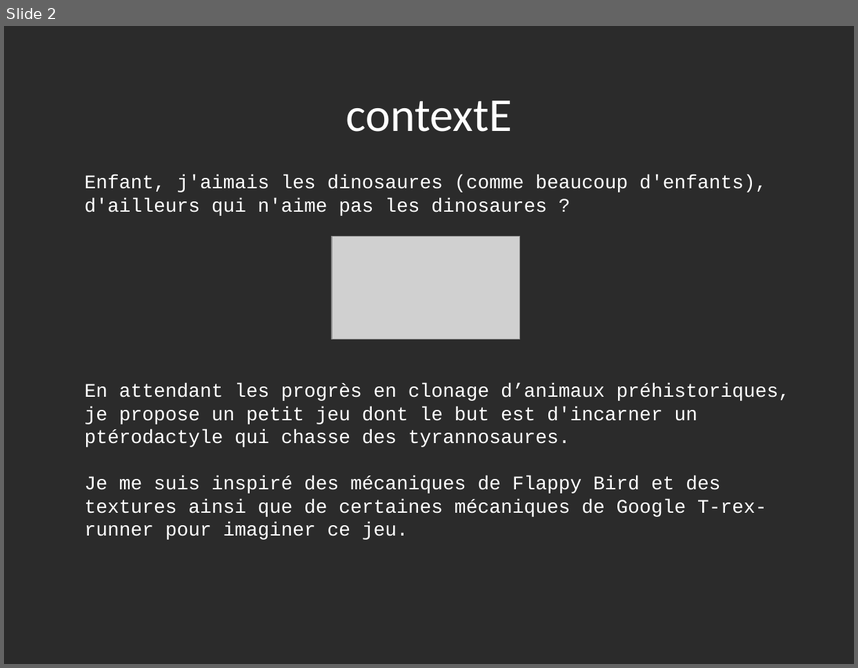
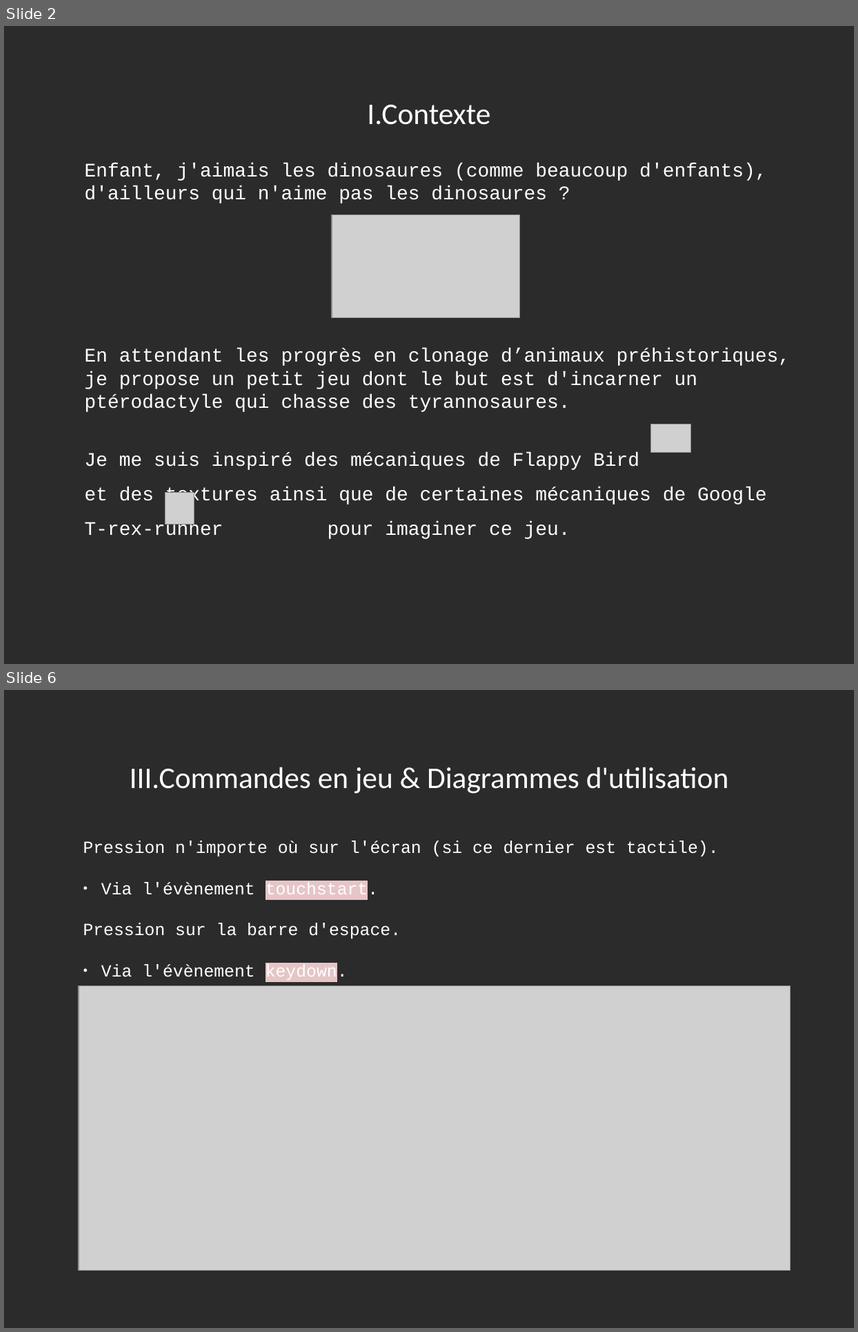
Before and after one commit to Florian-A/JSrassik, a slide deck: conception/presentation/presentation.odp. Shown one above the other, each under a label of ours: slide 2 before the commit, slides 2 and 6 after it; the slides between them are not shown. The pictures are 858x668 and 858x1332 pixels, drawn with LibreOffice and Linux fonts; fonts in the diff are those of the drawing; grey boxes stand for pictures; background and template pictures are left out; a plain dark background stands for a picture behind light text. Boxes give left, top, right and bottom in pixels: in the first picture for what was removed or moved away, otherwise in the second. Text is boxed around its words. In the diff, an @@ line names an element or a change of style, - is before the commit and + after.

```diff
--- a/conception/presentation/presentation.odp
+++ b/conception/presentation/presentation.odp
@@ slide 6 added at (4,690,854,1328), background picture (left out) @@
@@ title added at (130,767,729,793), 28 pt, text #FFFFFF @@
+III.Commandes en jeu & Diagrammes d'utilisation
@@ text added at (83,840,719,982), 16 pt, text #FFFFFF @@
+Pression n'importe où sur l'écran (si ce dernier est tactile).
+● Via l'évènement touchstart.
+Pression sur la barre d'espace.
+● Via l'évènement keydown.
@@ picture added at (79,985,791,1270) @@
@@ slide 2 changed as well @@
@@ title at (367,104,490,125): text changed; size 44 to 28 pt @@
-contextE
+I.Contexte
@@ text "Enfant, j'aimais les dinosaures (comme ...": place and size @@
-text "Enfant, j'aimais les dinosaures (comme ..." at (85,175,790,539)
+text "Enfant, j'aimais les dinosaures (comme ..." at (85,163,790,539)
@@ picture: place and size @@
-picture at (332,236,520,339)
+picture at (332,215,520,318)
@@ picture added at (651,424,691,452) @@
@@ text at (85,452,767,539): line spacing 1 to 1.5 @@
@@ picture added at (165,492,194,524) @@
```
Also in this commit, not shown: 9 other slides added, 2 slides removed.
